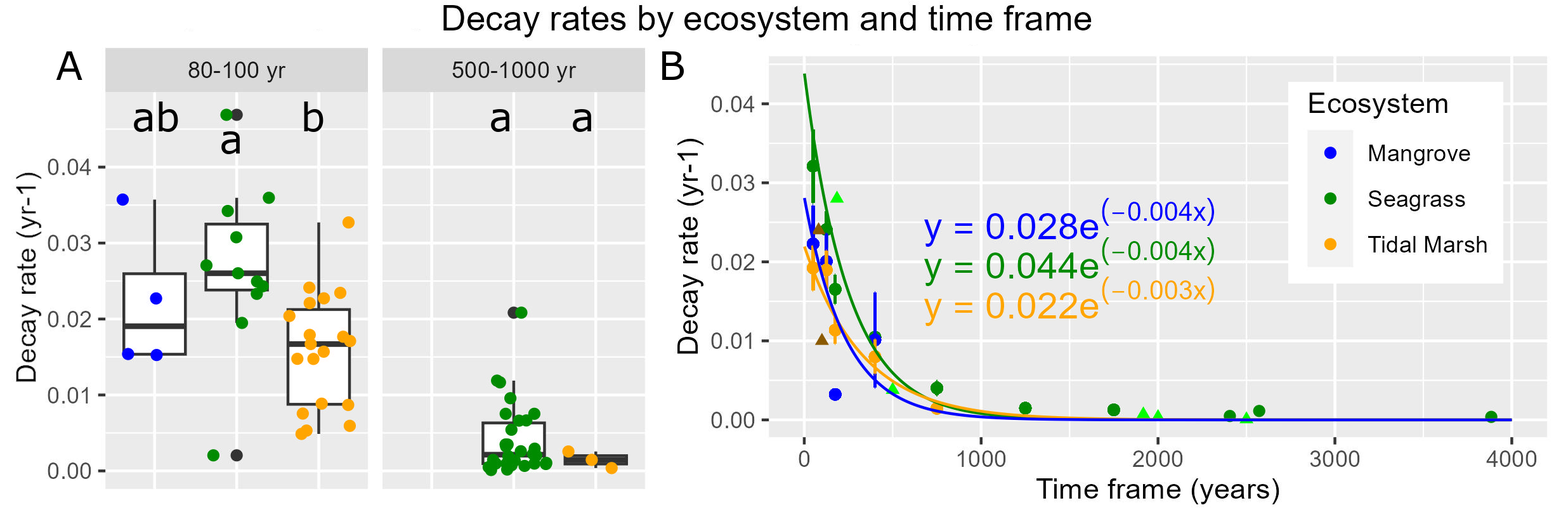
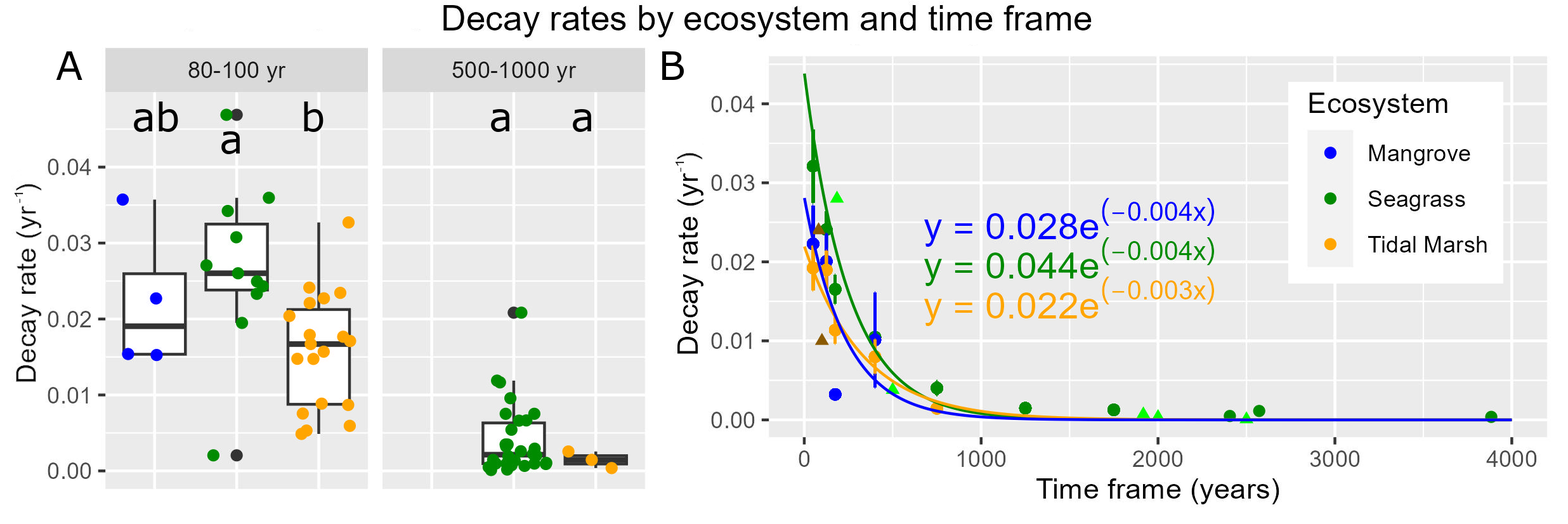
Layered file, before and after one edit (1568 × 524). Changes by layer:
added layer "Copia de box_150_1000.jpg #4" above "Copia de box_150_1000.jpg #3" over [673, 149, 703, 173]
added layer "Copia de box_150_1000.jpg #3" above "box_150_1000.jpg" over [12, 178, 42, 204]
painted on "box_150_1000.jpg" over [12, 169, 42, 208]
painted on "fit_plot.jpg" over [672, 137, 704, 176]
